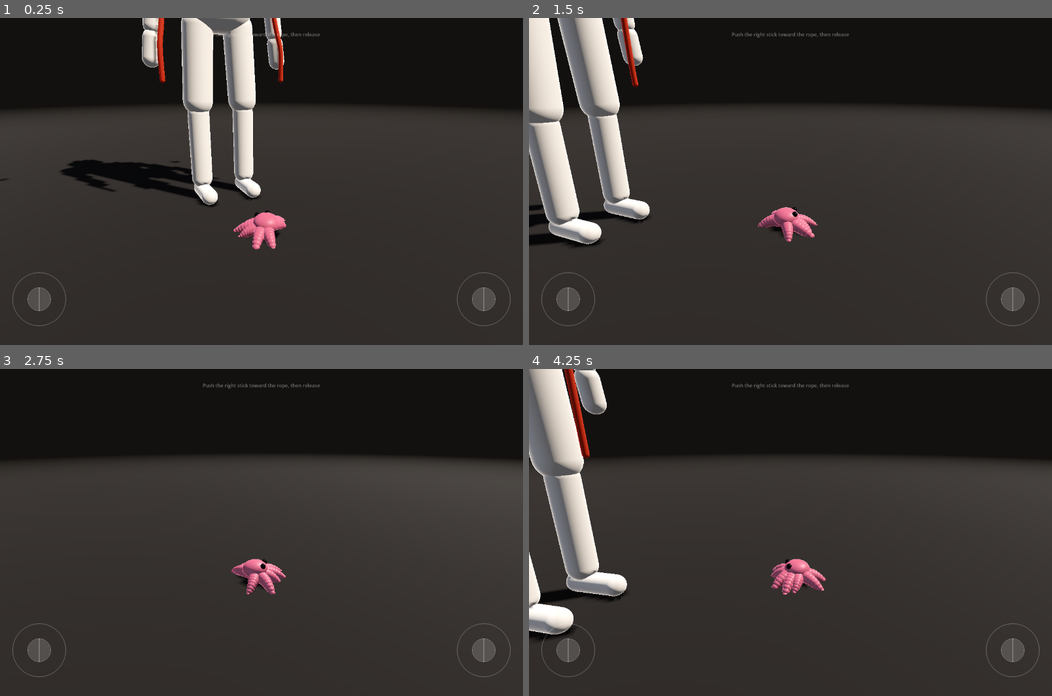
Above: before the commit, frames 1-4 (two rows, left to right).
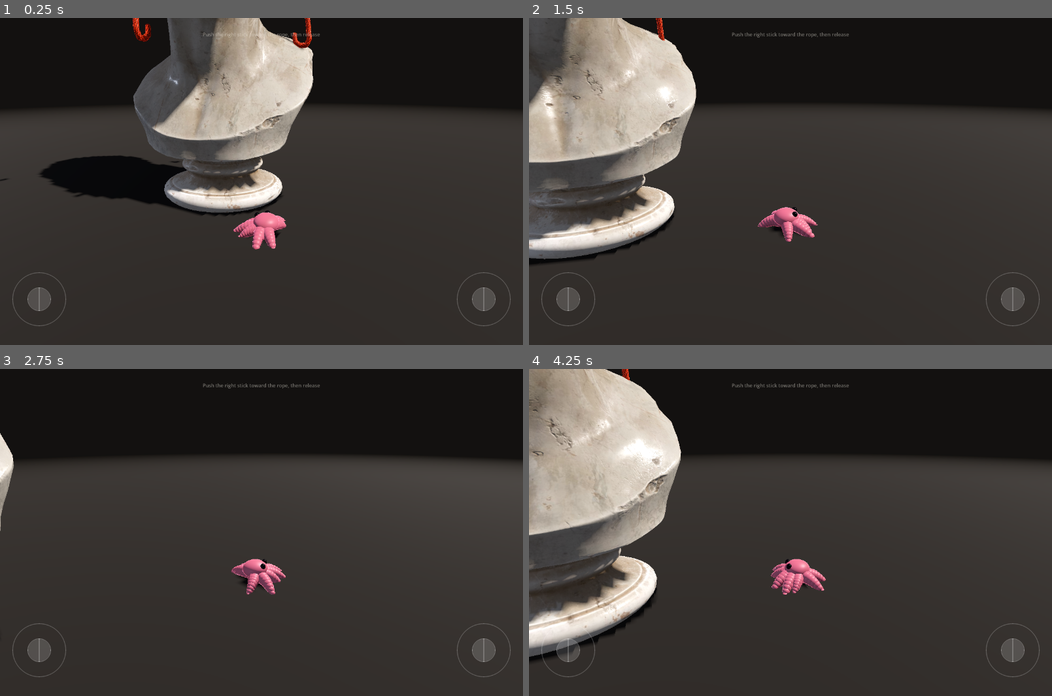
Above: after the commit, the same moments.

Repository: YoungSx/musubi
Game: Godot game, scene res://scenes/main/octopus_play.tscn
Same seed, same stepped clock (60 frames per second), same inputs: the game is played once before the commit and once after it.
Inputs (mouse positions are in pixels of both pictures, inside the frame that each line leads up to):
- Up to frame 1 (0.25 s): no input
- Up to frame 2 (1.5 s): tap Enter at 0.5 s; move the mouse to (905, 165) at 0.52 s; hold D (octopus_right) 0.53-1.25 s; tap Z at 0.6 s; click (905, 165) at 0.67 s; tap Space at 0.77 s; drag from (685, 197) to (764, 246) at 1.27 s
- Up to frame 3 (2.75 s): move the mouse to (313, 460) at 2.02 s; hold D (octopus_right) from 2.03 s (still down); tap O at 2.1 s
- Up to frame 4 (4.25 s): release D (octopus_right) at 2.75 s; drag from (764, 597) to (633, 483) at 2.77 s; move the mouse to (947, 581) at 3.52 s; hold A (octopus_left) from 3.53 s (still down); tap F at 3.6 s; tap Space at 3.77 s

The runs differ from the first frame. In frame 1, 16% of the frame differs, in the area x 7-60%, y 0-61%; in frame 2, 18%; in frame 3, 0.4%; in frame 4, 18%, in the area x 0-30%, y 0-90%.

Commit message:
feat(assets): scale marble bust sculpture as the sole obstacle model

Diff:
--- a/assets/materials/rope.tres
+++ b/assets/materials/rope.tres
@@ -1,9 +1,17 @@
-[gd_resource type="StandardMaterial3D" format=3]
+[gd_resource type="StandardMaterial3D" load_steps=4 format=3]
+
+[ext_resource type="Texture2D" path="res://assets/textures/rope/rope_color_red.jpg" id="1_color"]
+[ext_resource type="Texture2D" path="res://assets/textures/rope/rope_normal.jpg" id="2_normal"]
+[ext_resource type="Texture2D" path="res://assets/textures/rope/rope_roughness.jpg" id="3_rough"]
 
 [resource]
 resource_name = "Rope"
-albedo_color = Color(0.66, 0.2, 0.15, 1)
+albedo_texture = ExtResource("1_color")
 roughness = 0.78
+roughness_texture = ExtResource("3_rough")
+normal_enabled = true
+normal_texture = ExtResource("2_normal")
+normal_scale = 1.0
 rim_enabled = true
 rim = 0.2
 rim_tint = 0.4
--- /dev/null
+++ b/data/mannequin/marble_bust.tres
@@ -0,0 +1,51 @@
+[gd_resource type="Resource" script_class="MannequinConfig" load_steps=8 format=3]
+
+[ext_resource type="Script" path="res://scripts/mannequin/mannequin_config.gd" id="1_config"]
+[ext_resource type="Script" path="res://scripts/mannequin/mannequin_part.gd" id="2_part"]
+
+[sub_resource type="Resource" id="Resource_plinth"]
+script = ExtResource("2_part")
+part_name = &"plinth"
+primitive = 2
+box_size = Vector3(0.65, 0.22, 0.65)
+position = Vector3(0, 0.11, 0)
+
+[sub_resource type="Resource" id="Resource_torso"]
+script = ExtResource("2_part")
+part_name = &"torso"
+radius = 0.26
+height = 0.65
+position = Vector3(0, 0.52, 0.02)
+
+[sub_resource type="Resource" id="Resource_chest"]
+script = ExtResource("2_part")
+part_name = &"chest"
+radius = 0.24
+height = 0.52
+position = Vector3(0, 0.78, 0.05)
+
+[sub_resource type="Resource" id="Resource_shoulders"]
+script = ExtResource("2_part")
+part_name = &"shoulders"
+radius = 0.20
+height = 0.82
+position = Vector3(0, 1.02, 0)
+rotation_degrees = Vector3(0, 0, 90)
+
+[sub_resource type="Resource" id="Resource_neck"]
+script = ExtResource("2_part")
+part_name = &"neck"
+radius = 0.12
+height = 0.28
+position = Vector3(0, 1.25, 0.02)
+
+[sub_resource type="Resource" id="Resource_head"]
+script = ExtResource("2_part")
+part_name = &"head"
+primitive = 0
+radius = 0.22
+position = Vector3(0, 1.48, 0.05)
+
+[resource]
+script = ExtResource("1_config")
+parts = Array[ExtResource("2_part")]([SubResource("Resource_plinth"), SubResource("Resource_torso"), SubResource("Resource_chest"), SubResource("Resource_shoulders"), SubResource("Resource_neck"), SubResource("Resource_head")])
--- a/scenes/main/octopus_play.tscn
+++ b/scenes/main/octopus_play.tscn
@@ -3,12 +3,14 @@
 [ext_resource type="Script" path="res://scripts/octopus/octopus_mode.gd" id="1_mode"]
 [ext_resource type="PackedScene" path="res://scenes/environment/studio.tscn" id="2_studio"]
 [ext_resource type="PackedScene" path="res://scenes/mannequin/mannequin.tscn" id="3_mannequin"]
-[ext_resource type="PackedScene" path="res://scenes/rope/rope.tscn" id="4_rope"]
-[ext_resource type="Resource" path="res://data/rope/play_rope.tres" id="5_rope_config"]
-[ext_resource type="PackedScene" path="res://scenes/camera/camera_rig.tscn" id="6_camera"]
-[ext_resource type="Resource" path="res://data/camera/octopus_camera.tres" id="7_camera_config"]
-[ext_resource type="PackedScene" path="res://scenes/octopus/octopus.tscn" id="8_octopus"]
-[ext_resource type="PackedScene" path="res://scenes/ui/octopus_controls.tscn" id="9_controls"]
+[ext_resource type="Resource" path="res://data/mannequin/marble_bust.tres" id="4_bust_config"]
+[ext_resource type="PackedScene" path="res://assets/models/marble_bust_01/marble_bust_01_2k.gltf" id="5_bust_model"]
+[ext_resource type="PackedScene" path="res://scenes/rope/rope.tscn" id="6_rope"]
+[ext_resource type="Resource" path="res://data/rope/play_rope.tres" id="7_rope_config"]
+[ext_resource type="PackedScene" path="res://scenes/camera/camera_rig.tscn" id="8_camera"]
+[ext_resource type="Resource" path="res://data/camera/octopus_camera.tres" id="9_camera_config"]
+[ext_resource type="PackedScene" path="res://scenes/octopus/octopus.tscn" id="10_octopus"]
+[ext_resource type="PackedScene" path="res://scenes/ui/octopus_controls.tscn" id="11_controls"]
 
 [node name="OctopusPlay" type="Node3D" node_paths=PackedStringArray("camera_rig", "mannequin", "rope", "octopus", "controls")]
 script = ExtResource("1_mode")
@@ -21,16 +23,20 @@
 [node name="Studio" parent="." instance=ExtResource("2_studio")]
 
 [node name="Mannequin" parent="." instance=ExtResource("3_mannequin")]
+config = ExtResource("4_bust_config")
+visual_scene = ExtResource("5_bust_model")
+visual_scale = Vector3(3.3786, 3.3786, 3.3786)
+material = null
 
-[node name="Rope" parent="." instance=ExtResource("4_rope")]
-config = ExtResource("5_rope_config")
+[node name="Rope" parent="." instance=ExtResource("6_rope")]
+config = ExtResource("7_rope_config")
 initial_layout = 1
 hold_on_release = false
 
-[node name="CameraRig" parent="." instance=ExtResource("6_camera")]
-config = ExtResource("7_camera_config")
+[node name="CameraRig" parent="." instance=ExtResource("8_camera")]
+config = ExtResource("9_camera_config")
 
-[node name="Octopus" parent="." node_paths=PackedStringArray("rope") instance=ExtResource("8_octopus")]
+[node name="Octopus" parent="." node_paths=PackedStringArray("rope") instance=ExtResource("10_octopus")]
 rope = NodePath("../Rope")
 
-[node name="OctopusControls" parent="." instance=ExtResource("9_controls")]
+[node name="OctopusControls" parent="." instance=ExtResource("11_controls")]
--- a/scripts/mannequin/mannequin.gd
+++ b/scripts/mannequin/mannequin.gd
@@ -1,11 +1,11 @@
 @tool
 class_name Mannequin
 extends Node3D
-## Abstract mannequin assembled from primitive parts.
+## Abstract mannequin or imported sculpture model assembled with collision shapes.
 ##
-## Its job is to be a clean spatial obstacle for the rope. Visuals and collision
-## are generated from the same MannequinConfig so they can never drift apart.
-## Generated nodes are not owned by the scene, so they are never saved to disk.
+## Its job is to be a clean spatial obstacle for the rope.
+## When visual_scene is provided, it instantiates the high-detail model (e.g. classical bust).
+## Otherwise, visuals are generated from config.parts so visuals and collision match.
 
 @export var config: MannequinConfig:
 	set(value):
@@ -14,6 +14,14 @@
 @export var material: Material:
 	set(value):
 		material = value
+		_request_rebuild()
+@export var visual_scene: PackedScene:
+	set(value):
+		visual_scene = value
+		_request_rebuild()
+@export var visual_scale: Vector3 = Vector3.ONE:
+	set(value):
+		visual_scale = value
 		_request_rebuild()
 @export_flags_3d_physics var collision_layer: int = 1
 
@@ -37,7 +45,7 @@
 	return _body
 
 
-## Parent of one MeshInstance3D per part, in config order.
+## Parent of the visual mesh(es).
 func get_visual_root() -> Node3D:
 	return _visual_root
 
@@ -71,22 +79,36 @@
 			continue
 		_add_part(part)
 
+	if visual_scene != null:
+		_add_custom_visual()
+
 
 func _add_part(part: MannequinPart) -> void:
 	var local_transform := part.get_local_transform()
 
-	var mesh_instance := MeshInstance3D.new()
-	mesh_instance.name = String(part.part_name)
-	mesh_instance.mesh = part.create_mesh()
-	mesh_instance.material_override = material
-	mesh_instance.transform = local_transform
-	_visual_root.add_child(mesh_instance)
+	if visual_scene == null:
+		var mesh_instance := MeshInstance3D.new()
+		mesh_instance.name = String(part.part_name)
+		mesh_instance.mesh = part.create_mesh()
+		mesh_instance.material_override = material
+		mesh_instance.transform = local_transform
+		_visual_root.add_child(mesh_instance)
 
 	var collision := CollisionShape3D.new()
 	collision.name = String(part.part_name)
 	collision.shape = part.create_shape()
 	collision.transform = local_transform
 	_body.add_child(collision)
+
+
+func _add_custom_visual() -> void:
+	var instance := visual_scene.instantiate() as Node3D
+	instance.name = "Sculpt"
+	instance.scale = visual_scale
+	if material != null:
+		for mi in instance.find_children("*", "MeshInstance3D", true, false):
+			(mi as MeshInstance3D).material_override = material
+	_visual_root.add_child(instance)
 
 
 func _free_generated() -> void:
Binary file added: assets/models/marble_bust_01/marble_bust_01.bin
Not shown, added: assets/models/marble_bust_01/marble_bust_01_2k.gltf
Not shown, added: assets/models/marble_bust_01/marble_bust_01_2k.gltf.import
Binary file added: assets/models/marble_bust_01/textures/marble_bust_01_diff_2k.jpg
Not shown, added: assets/models/marble_bust_01/textures/marble_bust_01_diff_2k.jpg.import
Binary file added: assets/models/marble_bust_01/textures/marble_bust_01_nor_gl_2k.jpg
Not shown, added: assets/models/marble_bust_01/textures/marble_bust_01_nor_gl_2k.jpg.import
Binary file added: assets/models/marble_bust_01/textures/marble_bust_01_rough_2k.jpg
Not shown, added: assets/models/marble_bust_01/textures/marble_bust_01_rough_2k.jpg.import
Binary file added: assets/textures/rope/rope_color_natural.jpg
Not shown, added: assets/textures/rope/rope_color_natural.jpg.import
Binary file added: assets/textures/rope/rope_color_red.jpg
(and 7 more such lines)
